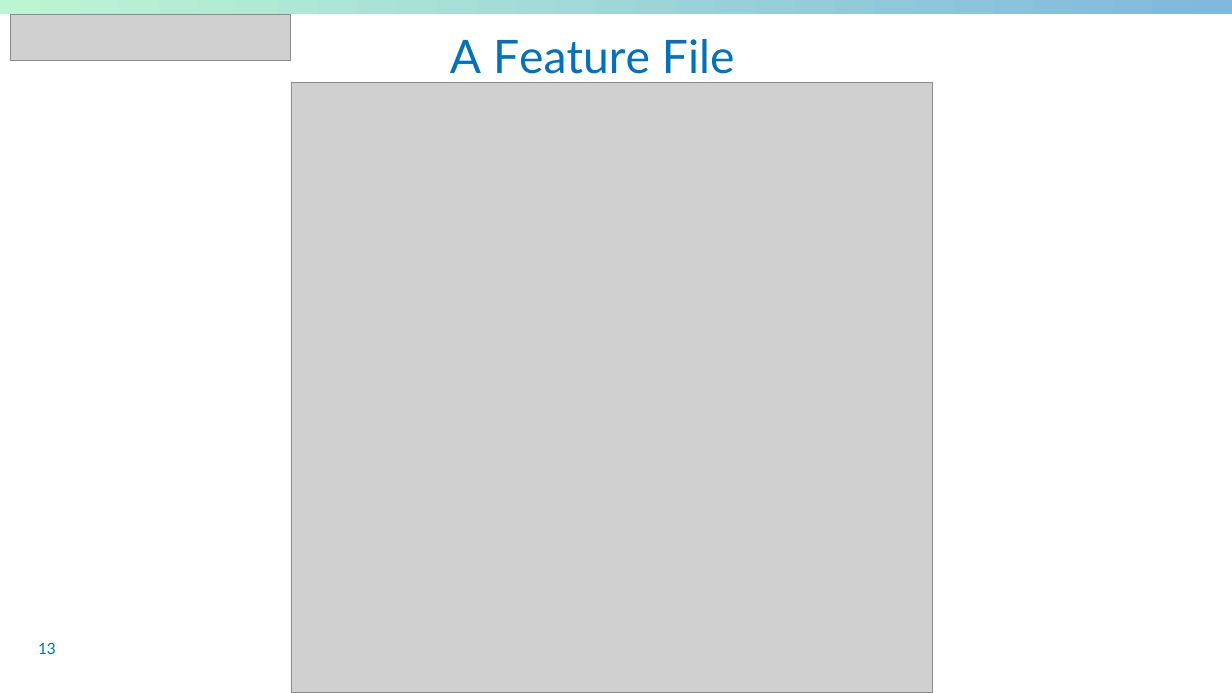
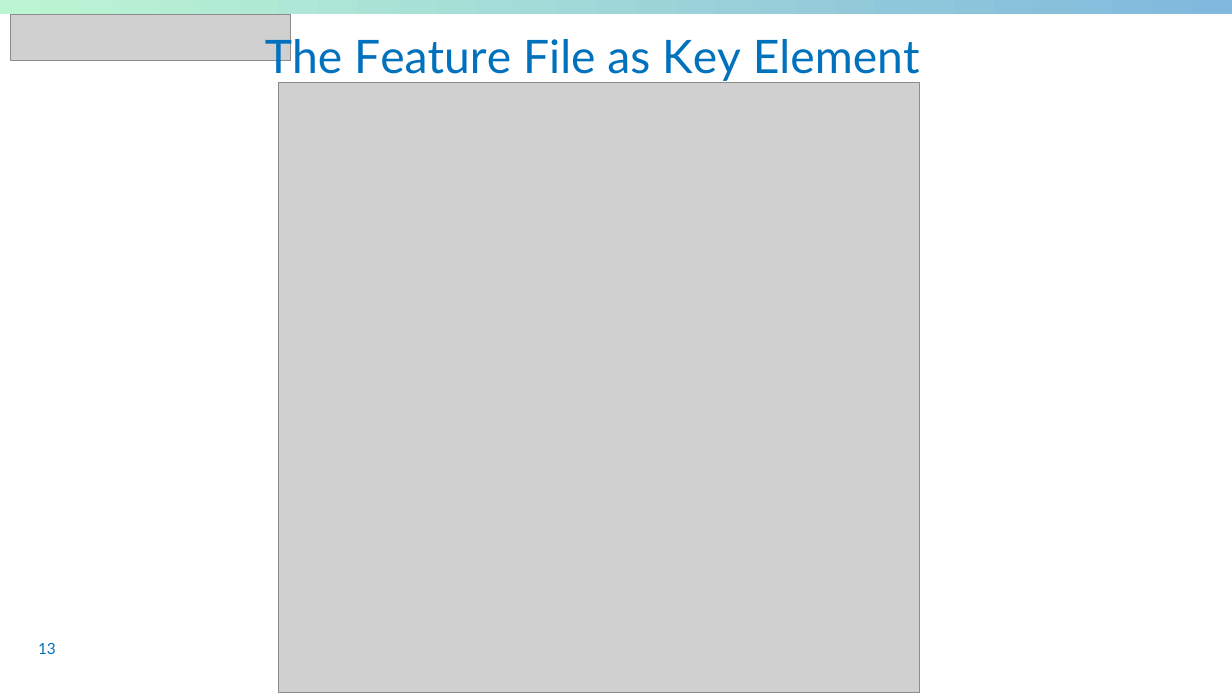
Before and after one commit to sableu/BDD4OQ, a slide deck: slide 13 of thesis/Presentation/FinalPresentation.pptx. Drawn at 1232x693 pixels with LibreOffice and Linux fonts; fonts in the diff are those of the drawing; grey boxes stand for pictures; background and template pictures are left out. Boxes give left, top, right and bottom in pixels: in the first picture for what was removed or moved away, otherwise in the second. Text is boxed around its words. In the diff, an @@ line names an element or a change of style, - is before the commit and + after.

```diff
--- a/thesis/Presentation/FinalPresentation.pptx
+++ b/thesis/Presentation/FinalPresentation.pptx
@@ title at [265,33,920,81]: text changed @@
-A Feature File
+The Feature File as Key Element
@@ picture: place and size @@
-picture at [291,82,933,693]
+picture at [278,82,920,693]
```
Also in this commit, not shown: 9 other slides changed, 5 slides added, 3 slides removed.
